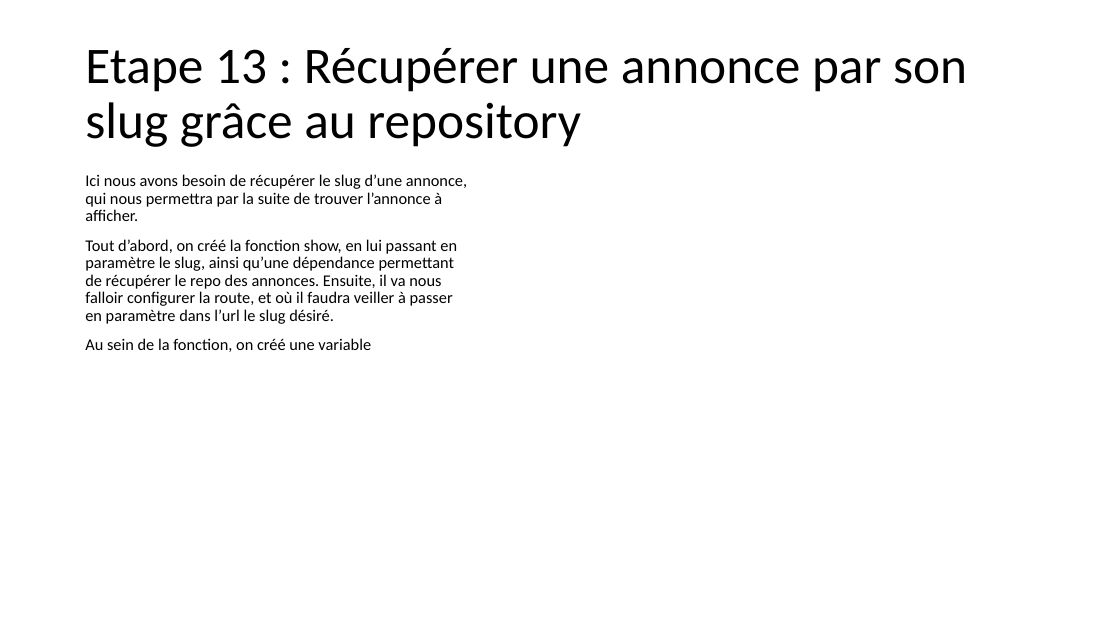
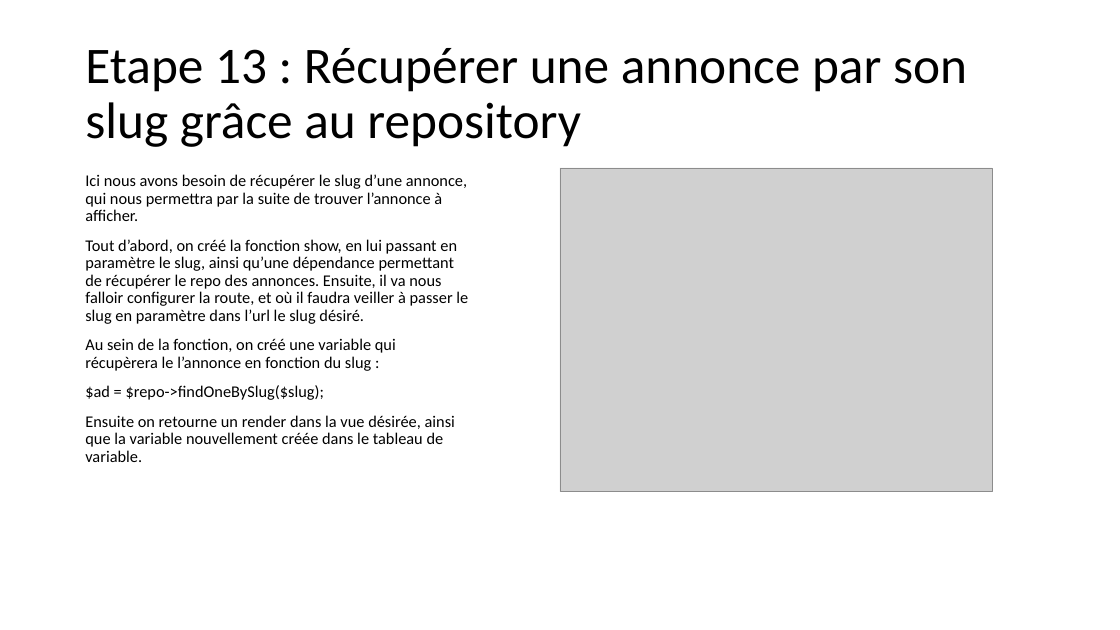
Before and after one commit to SAMTHP/TP_AFPAA, a slide deck: slide 24 of Apprendre symfony.pptx. Drawn at 1120x630 pixels with LibreOffice and Linux fonts; fonts in the diff are those of the drawing; grey boxes stand for pictures. Boxes give left, top, right and bottom in pixels: in the first picture for what was removed or moved away, otherwise in the second. Text is boxed around its words. In the diff, an @@ line names an element or a change of style, - is before the commit and + after.

```diff
--- a/Apprendre symfony.pptx
+++ b/Apprendre symfony.pptx
@@ picture added at (560, 168, 993, 492) @@
@@ text at (85, 239, 468, 462): text changed @@
-Tout d’abord, on créé la fonction show, en lui passant en paramètre le slug, ainsi qu’une dépendance permettant de récupérer le repo des annonces. Ensuite, il va nous falloir configurer la route, et où il faudra veiller à passer en paramètre dans l’url le slug désiré.
-Au sein de la fonction, on créé une variable
+Tout d’abord, on créé la fonction show, en lui passant en paramètre le slug, ainsi qu’une dépendance permettant de récupérer le repo des annonces. Ensuite, il va nous falloir configurer la route, et où il faudra veiller à passer le slug en paramètre dans l’url le slug désiré.
+Au sein de la fonction, on créé une variable qui récupèrera le l’annonce en fonction du slug :
+$ad = $repo->findOneBySlug($slug);
+Ensuite on retourne un render dans la vue désirée, ainsi que la variable nouvellement créée dans le tableau de variable.
```
Also in this commit, not shown: 7 slides added, 1 other file.
